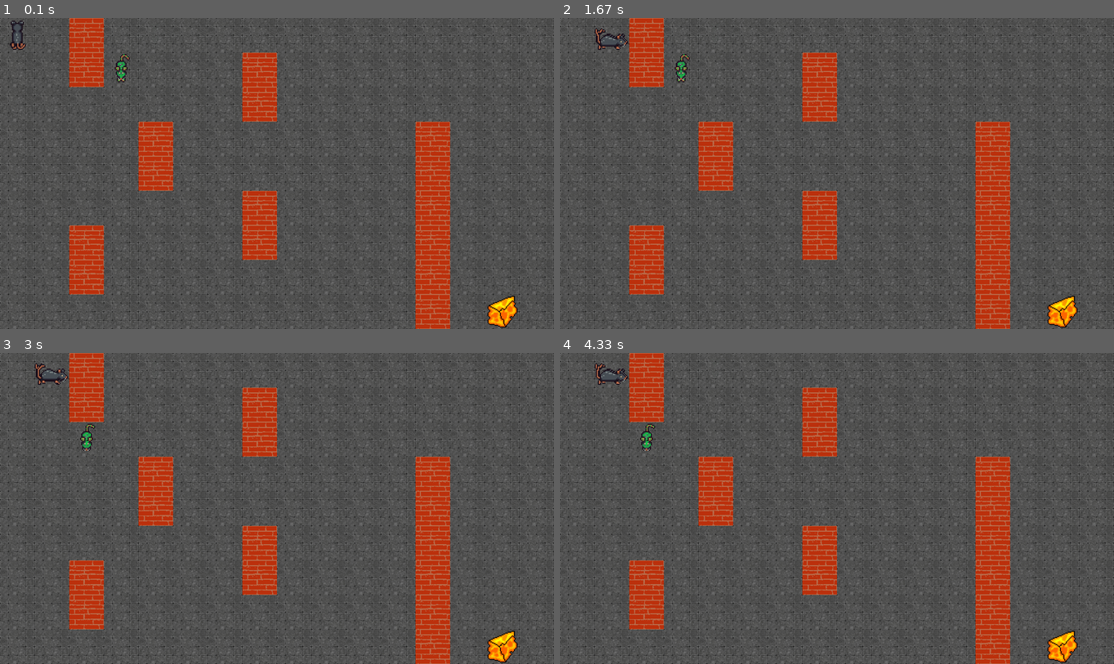
Above: before the commit, frames 1-4 (two rows, left to right).
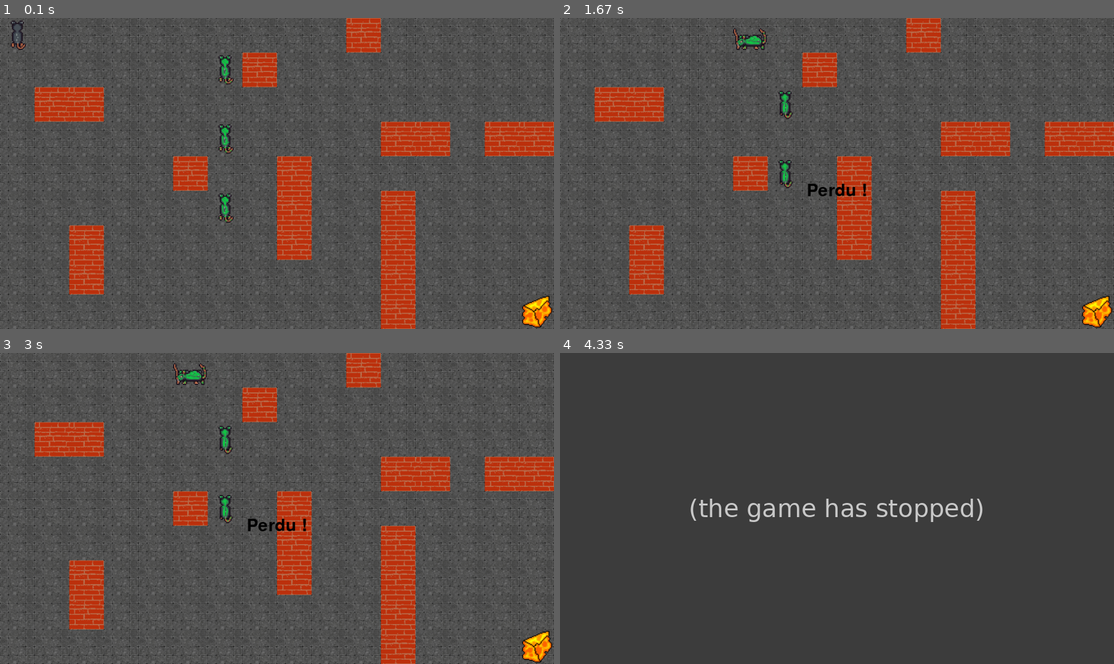
Above: after the commit, the same moments.

Repository: Valwiler/Pygame-RatMaze
Game: pygame game, started from main.py
Same seed, same stepped clock (60 frames per second), same inputs: the game is played once before the commit and once after it.
Inputs:
- Up to frame 1 (0.1 s): no input
- Up to frame 2 (1.67 s): hold Right 0.33-0.8 s
- Up to frame 3 (3 s): no input
- Up to frame 4 (4.33 s): no input

The runs differ from the first frame. In frame 1, 20% of the frame differs, in the area x 1-100%, y 0-100%; in frame 2, 20%; in frame 3, 20%; in frame 4, 40%, in the area x 0-100%, y 0-100%.
After the commit the program exited at 3.75 s; later frames show no game.

Commit message:
Remis rapport final

Diff:
--- a/controller/game_listener.py
+++ b/controller/game_listener.py
@@ -1,6 +1,6 @@
 import sys
+import os
 import pygame
-import os
 
 
 class Game_Listener:
@@ -18,8 +18,8 @@
                 if event.key == pygame.K_ESCAPE:
                     sys.exit()
                 elif event.key == pygame.K_SPACE:
-                    # TODO restart le jeu
-                    os.execl(sys.executable, '"{}"'.format(sys.executable), *sys.argv)
+                    python = sys.executable
+                    os.execl(python, python, *sys.argv)
                 if event.key == pygame.K_LEFT:
                     self.pressed_left = True
                 elif event.key == pygame.K_RIGHT:
--- a/main.py
+++ b/main.py
@@ -1,6 +1,5 @@
 import pygame
 import model.game as g
-import cProfile
 
 
 def main():
--- a/maps.txt
+++ b/maps.txt
@@ -1,12 +1,12 @@
-4, 0, 1, 0, 3, 0, 0, 0, 0, 0, 0, 0, 0, 0, 0, 0
+4, 0, 1, 0, 0, 0, 0, 3, 0, 0, 0, 0, 0, 0, 0, 0
 0, 0, 1, 0, 0, 0, 0, 1, 0, 0, 0, 0, 0, 0, 0, 0
 0, 0, 0, 0, 0, 0, 0, 1, 0, 0, 0, 0, 0, 0, 0, 0
-0, 0, 0, 0, 1, 0, 0, 0, 0, 0, 0, 0, 1, 0, 0, 0
+0, 0, 0, 0, 1, 0, 0, 0, 0, 0, 0, 0, 1, 0, 3, 0
 0, 0, 0, 0, 1, 0, 0, 0, 0, 0, 0, 0, 1, 0, 0, 0
 0, 0, 0, 0, 0, 0, 0, 1, 0, 0, 0, 0, 1, 0, 0, 0
 0, 0, 1, 0, 0, 0, 0, 1, 0, 0, 0, 0, 1, 0, 0, 0
 0, 0, 1, 0, 0, 0, 0, 0, 0, 0, 0, 0, 1, 0, 0, 0
-0, 0, 0, 0, 0, 0, 0, 0, 0, 0, 0, 0, 1, 0, 2, 0
+0, 0, 0, 0, 0, 0, 0, 3, 0, 0, 0, 0, 1, 0, 2, 0
 
 4, 0, 0, 0, 0, 0, 0, 0, 0, 0, 0, 0, 0, 0, 0, 0
 0, 0, 0, 0, 0, 0, 0, 1, 0, 0, 0, 0, 0, 3, 0, 0
@@ -31,7 +31,7 @@
 4, 0, 0, 0, 0, 0, 0, 0, 0, 0, 1, 0, 0, 0, 0, 0
 0, 0, 0, 0, 0, 0, 0, 1, 0, 0, 0, 0, 0, 0, 0, 0
 0, 1, 1, 0, 0, 0, 3, 0, 0, 0, 0, 0, 0, 0, 0, 0
-0, 0, 0, 0, 0, 0, 0, 0, 0, 0, 0, 1, 1, 1, 1, 1
+0, 0, 0, 0, 0, 0, 0, 0, 0, 0, 0, 1, 1, 0, 1, 1
 0, 0, 0, 0, 0, 1, 3, 0, 1, 0, 0, 0, 0, 0, 0, 0
 0, 0, 0, 0, 0, 0, 0, 0, 1, 0, 0, 1, 0, 0, 0, 0
 0, 0, 1, 0, 0, 0, 3, 0, 1, 0, 0, 1, 0, 0, 0, 0
--- a/model/actor.py
+++ b/model/actor.py
@@ -1,7 +1,5 @@
 import pygame
 import abc
-
-
 
 SPRITE_SIZE = 64
 TOP_MARGIN = 5
@@ -9,7 +7,21 @@
 NUMBER_OF_ANIMATIONS = 3
 
 
-# TODO bouger les updates de
+def extract_sprites(rows_number, columns_number, mutli_sprite_document_path):
+    sprite_sheet = pygame.image.load(mutli_sprite_document_path)
+    sprites_list = []
+    for row in range(rows_number):
+        new_sprites_direction = []
+        for column in range(columns_number):
+            new_sprite_x = row * SPRITE_SIZE + TOP_MARGIN
+            new_sprite_y = column * SPRITE_SIZE
+            sprite = pygame.Surface([SPRITE_SIZE, SPRITE_SIZE]).convert()
+            sprite.set_colorkey((0, 0, 0), 0)
+            sprite.blit(sprite_sheet, (0, 0), (new_sprite_y, new_sprite_x, SPRITE_SIZE, SPRITE_SIZE))
+            new_sprites_direction.append(sprite)
+        sprites_list.append(new_sprites_direction)
+    return sprites_list
+
 
 class Actor(pygame.sprite.Sprite):
     def __init__(self):
@@ -21,26 +33,11 @@
     def get_sprite(self):
         return self.sprite
 
-    def extract_sprites(self, rows_number, columns_number, mutli_sprite_document_path):
-        sprite_sheet = pygame.image.load(mutli_sprite_document_path)
-        sprites_list = []
-        for row in range(rows_number):
-            new_sprites_direction = []
-            for column in range(columns_number):
-                new_sprite_x = row * SPRITE_SIZE + TOP_MARGIN
-                new_sprite_y = column * SPRITE_SIZE
-                sprite = pygame.Surface([SPRITE_SIZE, SPRITE_SIZE]).convert()
-                sprite.set_colorkey((0, 0, 0), 0)
-                sprite.blit(sprite_sheet, (0, 0), (new_sprite_y, new_sprite_x , SPRITE_SIZE, SPRITE_SIZE))
-                new_sprites_direction.append(sprite)
-            sprites_list.append(new_sprites_direction)
-        return sprites_list
-
 
 class Player(Actor):
     def __init__(self):
         super(Player, self).__init__()
-        self.sprites = self.extract_sprites(NUMBER_OF_DIRECTIONS, NUMBER_OF_ANIMATIONS, "./sprites/laborat.png")
+        self.sprites = extract_sprites(NUMBER_OF_DIRECTIONS, NUMBER_OF_ANIMATIONS, "./sprites/laborat.png")
         self.sprite_counter = 0
         self.sprite = self.sprites[0][self.sprite_counter]
 
@@ -50,15 +47,15 @@
     def get_sprite(self):
         return self.sprite
 
-
     def increase_counter(self):
         self.sprite_counter += 1
         return self.sprite_counter % 3
 
+
 class Zombie(Actor):
     def __init__(self):
         super(Zombie, self).__init__()
-        self.sprites = self.extract_sprites(NUMBER_OF_DIRECTIONS, NUMBER_OF_ANIMATIONS, "./sprites/zombie.png")
+        self.sprites = extract_sprites(NUMBER_OF_DIRECTIONS, NUMBER_OF_ANIMATIONS, "./sprites/zombie.png")
         self.sprite_counter = 0
         self.sprite = self.sprites[0][self.sprite_counter]
 
@@ -68,10 +65,10 @@
     def get_sprite(self):
         return self.sprite
 
-
     def increase_counter(self):
         self.sprite_counter += 1
         return self.sprite_counter % 3
+
 
 class Wall(Actor):
     def __init__(self):
--- a/model/command.py
+++ b/model/command.py
@@ -1,37 +1,21 @@
-from model.coord import Coord
-
 UP = 2
 RIGHT = 1
 DOWN = 0
 LEFT = 3
 
-DOWN_DIRECTION = {(-1, -1), (0, -1), (1, -1)}
-UP_DIRECTION = {(-1, 1), (0, 1), (1, 1)}
-LEFT_DIRECTION = {(-1, 0)}
-RIGHT_DIRECTION = {(1, 0)}
+DOWN_DIRECTION = {(0, -1)}
+UP_DIRECTION = {(0, 1)}
+LEFT_DIRECTION = {(-1, 0), (-1, -1), (-1, 1)}
+RIGHT_DIRECTION = {(1, 0), (1, 1), (1, -1)}
 
 
 class Command:
-    def __init__(self, actor, start_coord, target_coord, tick):
+    def __init__(self, actor, start_coord, target_coord):
         self.actor = actor
         self.start_coord = start_coord
         self.target_coord = target_coord
         self.define_movement_direction(start_coord, target_coord)
         self.direction = actor.direction
-
-    #def define_movement_direction(self, old_position, new_position):
-    #    direction_modifier = (old_position.get_x() - new_position.get_x(), old_position.get_y() - new_position.get_y())
-    #    print(direction_modifier)
-    #    if direction_modifier in UP_DIRECTION:
-    #        return UP
-    #    elif direction_modifier in DOWN_DIRECTION:
-    #        return DOWN
-    #    elif direction_modifier is LEFT_DIRECTION:
-    #        return LEFT
-    #    elif direction_modifier is RIGHT:
-    #        return RIGHT
-    #    else:
-    #        return UP
 
     def define_movement_direction(self, old_pos, new_pos):
         list_position_possible = list()
@@ -52,9 +36,8 @@
                     elif couple in DOWN_DIRECTION:
                         self.actor.direction = DOWN
                     elif couple in LEFT_DIRECTION:
-                         self.actor.direction = LEFT
+                        self.actor.direction = LEFT
                     else:
                         self.actor.direction = self.actor.direction
-
                 else:
                     self.actor.direction = self.actor.direction
--- a/model/etat.py
+++ b/model/etat.py
@@ -1,7 +1,6 @@
 import random as rand
 from model.actor_factory import Actor_Factory as Factory
 import model.actor as actor
-#from model.actor import Actor as actor
 from model.command import Command
 from model.coord import Coord as coord, Coord
 from model.tile import Tile_Game as tile_game
@@ -10,11 +9,9 @@
 WIDTH = 16
 HEIGHT = 9
 NUMBER_OF_ZOMBIES = 3
-ZOMBIE_DIFFICULTY = 150
-PLAYER_SPEED = 5
+ZOMBIE_DIFFICULTY = 4
 
 FOCUSED_ACTOR = 0
-NON_MOVING_ACT0RS_ID = 2
 
 FLOOR = 0
 WALL = 1
@@ -64,12 +61,10 @@
 def can_zombie_move(tick):
     return tick % ZOMBIE_DIFFICULTY is 0
 
-def can_player_move(tick):
-    return tick % PLAYER_SPEED is 0
+
 class Etat:
     def __init__(self):
         self.grid = [[tile_game(coord(x, y)) for x in range(WIDTH)] for y in range(HEIGHT)]
-        # todo remplacer par un pointeur vers playeur deirectement
         self.player_coordinate = None
         self.player = None
         self.win = False
@@ -85,19 +80,16 @@
     def get_map_diff(self):
         return self.tile_changed
 
-    def clear_map_diff(self):
-        self.tile_changed.clear()
-
     def get_tile(self, coordinate):
         return self.grid[coordinate.get_y()][coordinate.get_x()]
 
-    def move_actor(self, old_coordinate, new_coordinate, actor):
+    def move_actor(self, old_coordinate, new_coordinate, current_actor):
         self.grid[new_coordinate.get_y()][new_coordinate.get_x()].set_actor(
             self.grid[old_coordinate.get_y()][old_coordinate.get_x()].get_actor())
         self.grid[old_coordinate.get_y()][old_coordinate.get_x()].empty_tile()
         self.tile_changed.add((old_coordinate.get_x(), old_coordinate.get_y()))
         self.tile_changed.add((new_coordinate.get_x(), new_coordinate.get_y()))
-        if is_player(actor):
+        if is_player(current_actor):
             self.player_coordinate = new_coordinate
 
     def get_grid(self):
@@ -115,8 +107,7 @@
                 new_map = list()
             else:
                 new_map.append(list(map(int, line)))
-        # game_map = map_config[rand.randint(0, len(map_config) - 1)]
-        game_map = map_config[0]
+        game_map = map_config[rand.randint(0, len(map_config) - 1)]
         for y, row in enumerate(game_map):
             for x, actor_type in enumerate(row):
                 a_pos = coord(x, y)
@@ -128,9 +119,11 @@
                     self.player_coordinate = a_pos
 
     def update_grid(self, tick, game_listener):
-        #self.tile_changed.clear()
+        self.tile_changed.clear()
         for y, row in enumerate(self.grid):
             for x, current_tile in enumerate(row):
+                if self.loose or self.win:
+                    break
                 current_coordinate = current_tile.get_coordinate()
                 if (x, y) not in self.tile_changed:
                     current_actor = current_tile.get_actor(FOCUSED_ACTOR)
@@ -138,32 +131,25 @@
                         new_coordinate = current_coordinate
                         if is_zombie(current_actor):
                             if can_zombie_move(tick):
-                                print('tile coord  : ' + str(x) + ' ' + str(y))
-                                print("current actor : " + str(current_actor.__class__))
                                 new_coordinate = self.pathfinder.find_path(current_actor, current_coordinate,
                                                                            self.player_coordinate)
                         elif is_player(current_actor):
-                            if can_player_move(tick):
-                                new_coordinate = self.pathfinder.verify_new_position(current_actor,
-                                                                                 get_player_input(current_coordinate,
-                                                                                                  game_listener),
+                            new_coordinate = self.pathfinder.verify_new_position(current_actor,
+                                                                                 get_player_input(
+                                                                                     current_coordinate,
+                                                                                     game_listener),
                                                                                  current_coordinate)
-                        self.execute_command(Command(current_actor, current_coordinate, new_coordinate, tick))
+                        self.execute_command(Command(current_actor, current_coordinate, new_coordinate))
 
     def execute_command(self, command):
-        if command.start_coord != command.target_coord:
-            if is_player(command.actor):
-                self.win = self.is_player_on_cheese(command.target_coord)
-                if not self.win:
-                    self.loose = self.is_player_on_zombie(command.target_coord)
-            elif is_zombie(command.actor):
-                self.loose = self.is_zombie_on_player(command.target_coord)
-            self.move_actor(command.start_coord, command.target_coord, command.actor)
-            command.actor.update_sprite(command.direction)
-            # print("acteur " + str(command.actor.__class__))
-            # print("corodnnes " + str(command.target_coord.get_x()) + ' -- ' + str(command.target_coord.get_y()))
-            # print()
-
+        if is_player(command.actor):
+            self.win = self.is_player_on_cheese(command.target_coord)
+            if not self.win:
+                self.loose = self.is_player_on_zombie(command.target_coord)
+        elif is_zombie(command.actor):
+            self.loose = self.is_zombie_on_player(command.target_coord)
+        self.move_actor(command.start_coord, command.target_coord, command.actor)
+        command.actor.update_sprite(command.direction)
 
     def is_player_on_cheese(self, target_coordinate):
         return is_cheese(self.get_tile(target_coordinate).get_actor())
@@ -174,7 +160,6 @@
     def is_zombie_on_player(self, target_coordinate):
         return is_player(self.get_tile(target_coordinate).get_actor())
 
-    # créer un dictionaire de position invalides
     def invalid_positions(self):
         invalid_positions_dictionary = {}
         for y in range(-2, HEIGHT + 1, 1):
--- a/model/game.py
+++ b/model/game.py
@@ -7,10 +7,9 @@
 SCREEN_WIDTH = 1024
 SCREEN_HEIGHT = 640
 ACTORS_ICON_SIZE = 64
-FR = 60
+FR = 12
 
 NUMBER_OF_ACTORS = 5
-LABORAT_ID = 0
 
 COORDINATE_X = 0
 COORDINATE_Y = 1
@@ -36,8 +35,5 @@
             self.etat.update_grid(number_of_tick, game_listener)
             self.clock.tick(FR)
             number_of_tick += 1
-            print(number_of_tick)
         self.window.update_icons(self.etat)
-        print(self.etat.win)
-        print(self.etat.loose)
         time.sleep(3)
--- a/model/pathfinder.py
+++ b/model/pathfinder.py
@@ -1,9 +1,20 @@
 import heapq
 from model import etat as etat
 from model.tile import Tile_Pathfinding as tile_path_finding
-import model.actor as actor
+from model.coord import Coord
 
-from model.coord import Coord
+
+def manhattan_distance(current_tile, goal_tile):
+    return abs((goal_tile.coordinate.x - current_tile.coordinate.x) + (
+            goal_tile.coordinate.y - current_tile.coordinate.y))
+
+
+def get_path(tile):
+    if tile.parent.parent is not None:
+        tile = tile.parent
+        while tile.parent.parent is not None:
+            tile = tile.parent
+    return tile.get_coordinate()
 
 
 class Pathfinder:
@@ -22,11 +33,6 @@
             else:
                 return True
 
-    @staticmethod
-    def manhattan_distance(current_tile, goal_tile):
-        return abs((goal_tile.coordinate.x - current_tile.coordinate.x) + (
-                goal_tile.coordinate.y - current_tile.coordinate.y))
-
     def adjacent_tiles(self, zombie, current_tile):
         current_x = current_tile.coordinate.x
         current_y = current_tile.coordinate.y
@@ -34,12 +40,8 @@
         viable_positions = list()
         possible_positions.append(tile_path_finding(Coord(current_x, current_y - 1)))
         possible_positions.append(tile_path_finding(Coord(current_x, current_y + 1)))
+        possible_positions.append(tile_path_finding(Coord(current_x + 1, current_y)))
         possible_positions.append(tile_path_finding(Coord(current_x - 1, current_y)))
-        possible_positions.append(tile_path_finding(Coord(current_x - 1, current_y + 1)))
-        possible_positions.append(tile_path_finding(Coord(current_x - 1, current_y - 1)))
-        possible_positions.append(tile_path_finding(Coord(current_x + 1, current_y)))
-        possible_positions.append(tile_path_finding(Coord(current_x + 1, current_y + 1)))
-        possible_positions.append(tile_path_finding(Coord(current_x + 1, current_y - 1)))
         for position in possible_positions:
             if self.is_viable_position(zombie, position.get_coordinate()):
                 viable_positions.append(position)
@@ -50,13 +52,6 @@
             return new_position
         else:
             return old_position
-
-    def get_path(self, tile):
-        if tile.parent.parent is not None:
-            tile = tile.parent
-            while tile.parent.parent is not None:
-                tile = tile.parent
-        return tile.get_coordinate()
 
     def find_path(self, zombie, starting_coordinate, goal_coordinate):
         current_tile = tile_path_finding(starting_coordinate)
@@ -70,14 +65,14 @@
             current_tile = heapq.heappop(open_heap)[1]
             tile_coordinate = (current_tile.get_coordinate().get_x(), current_tile.get_coordinate().get_y())
             if current_tile.get_coordinate().is_same_coordinate(goal_tile.get_coordinate()):
-                return self.get_path(current_tile)  # return le path trouve
+                return get_path(current_tile)  # return le path trouve
             open_ways.remove(tile_coordinate)
             closed_ways.add(tile_coordinate)
             adj_tiles = self.adjacent_tiles(zombie, current_tile)
             for tile in adj_tiles:
                 tile_coordinate = (tile.get_coordinate().get_x(), tile.get_coordinate().get_y())
                 if tile_coordinate not in closed_ways:
-                    tile.h = self.manhattan_distance(tile, goal_tile)
+                    tile.h = manhattan_distance(tile, goal_tile)
                     if tile_coordinate not in open_ways:
                         open_ways.add(tile_coordinate)
                         heapq.heappush(open_heap, (tile.h, tile))
--- a/view/Window.py
+++ b/view/Window.py
@@ -1,11 +1,11 @@
-from operator import mod
 import model.actor as ac
-from model import etat as et
 import pygame as pg
 from model.coord import Coord as coord, Coord
 
+BLACK = (0, 0, 0)
+WHITE = (255, 255, 255)
+BACKGROUND = None
 
-# todo gestion des sprites et correction de syntaxe (if else imbrique)
 
 class Window:
 
@@ -13,6 +13,13 @@
         self.ecran = pg.display.set_mode((width, height - actors_icons_size))
         self.actors_icons_size = actors_icons_size
         self.glass_pane = pg.Surface((width, height), flags=pg.SRCALPHA)
+        self.font = pg.font.Font(pg.font.get_default_font(), 32)
+        self.text1 = self.font.render('Gagné !', True, WHITE, BACKGROUND)
+        self.text2 = self.font.render("Perdu !", True, BLACK, BACKGROUND)
+        self.trect1 = self.text1.get_rect()
+        self.trect2 = self.text2.get_rect()
+        self.trect1.center = (width // 2, height // 2)
+        self.trect2.center = (width // 2, height // 2)
 
     def initialise_game(self, etat):
         grid = etat.get_grid()
@@ -27,11 +34,10 @@
                     actor = current_tile.get_actor(0)
                 else:
                     plancher = current_tile.get_actor(0)
-                #print(str(current_tile.get_actor(0).get_type()))
                 image1 = plancher.get_sprite()
                 self.ecran.blit(image1, (x * self.actors_icons_size, y * self.actors_icons_size))
                 if actor is not None:
-                    if isinstance(actor, ac.Cheese) or isinstance(actor, ac.Wall) :
+                    if isinstance(actor, ac.Cheese) or isinstance(actor, ac.Wall):
                         image2 = actor.get_sprite()
                         self.ecran.blit(image2, (x * self.actors_icons_size, y * self.actors_icons_size))
                     else:
@@ -45,10 +51,17 @@
 
         for changed_coord in changed_coords:
             x, y = changed_coord[0], changed_coord[1]
-            actor = etat.get_tile(Coord(x,y)).get_actor(0)
+            if len(etat.get_tile(Coord(x, y)).actors) > 1:
+                plancher = etat.get_tile(Coord(x, y)).get_actor(1)
+                img2 = plancher.get_sprite()
+                self.glass_pane.blit(img2, (x * self.actors_icons_size, y * self.actors_icons_size))
+            actor = etat.get_tile(Coord(x, y)).get_actor(0)
             img = actor.get_sprite()
             self.glass_pane.blit(img, (x * self.actors_icons_size, y * self.actors_icons_size))
             self.ecran.blit(self.glass_pane, (0, 0))
+        if etat.loose is True:
+            self.ecran.blit(self.text2, self.trect2)
+        elif etat.win is True:
+            self.ecran.blit(self.text1, self.trect1)
 
-        etat.clear_map_diff()
         pg.display.update()
Not shown, added: raport_travail_pratique_3.docx
